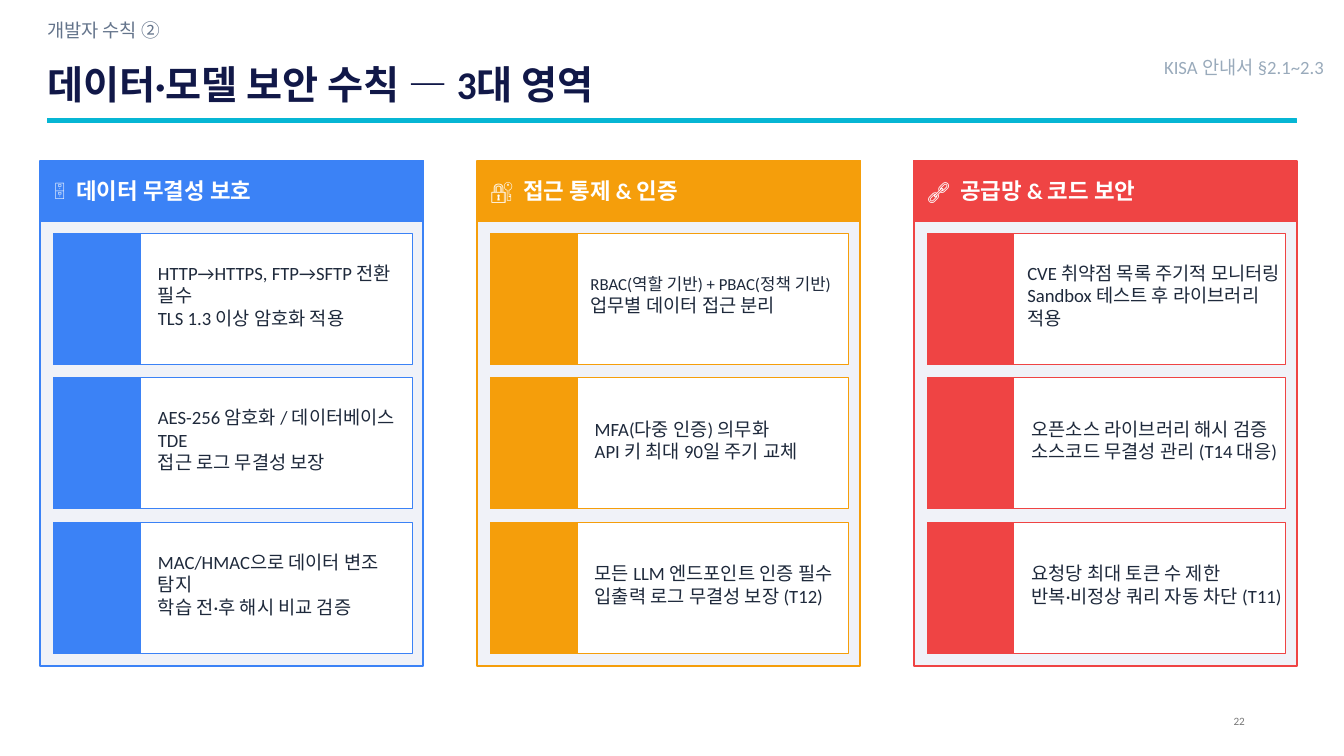
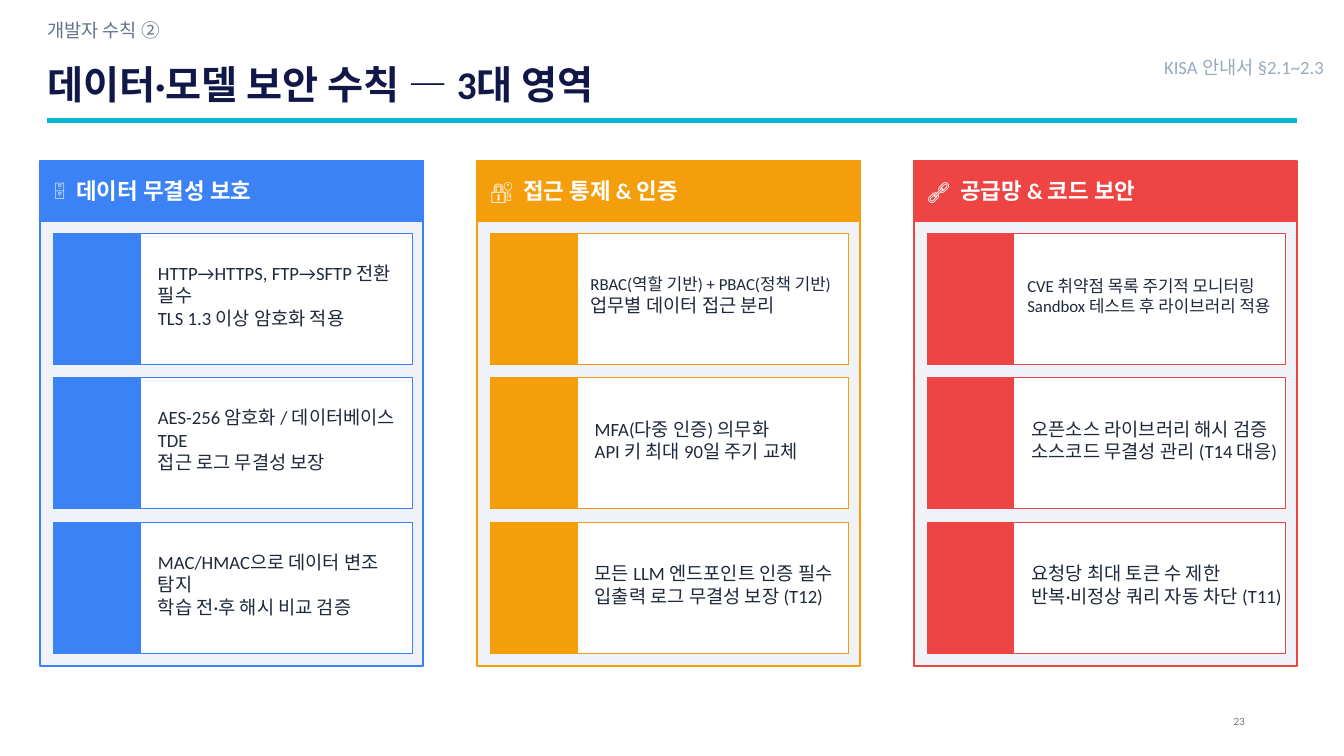
Before and after one commit to sulgik/security-workshop, a slide deck: slide 23 of ws01/class/3일차_1.pptx (slide 22 before the commit). Drawn at 1344x756 pixels with LibreOffice and Linux fonts; fonts in the diff are those of the drawing. Boxes give left, top, right and bottom in pixels: in the first picture for what was removed or moved away, otherwise in the second. Text is boxed around its words. In the diff, an @@ line names an element or a change of style, - is before the commit and + after.

```diff
--- a/ws01/class/3일차_1.pptx
+++ b/ws01/class/3일차_1.pptx
@@ text "CVE 취약점 목록 주기적 모니터링" at [1027,278,1271,314]: size 20 to 18 pt @@
```
Also in this commit, not shown: 9 other slides changed, 4 slides added, 2 slides removed, 7 other files.
